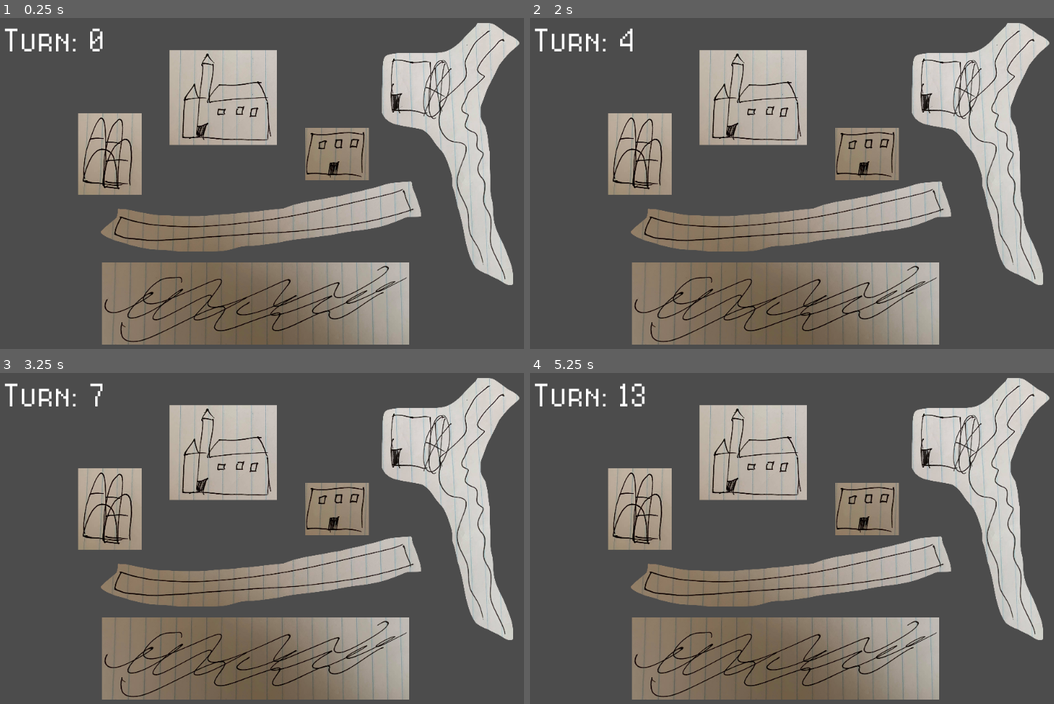
Above: before the commit, frames 1-4 (two rows, left to right).
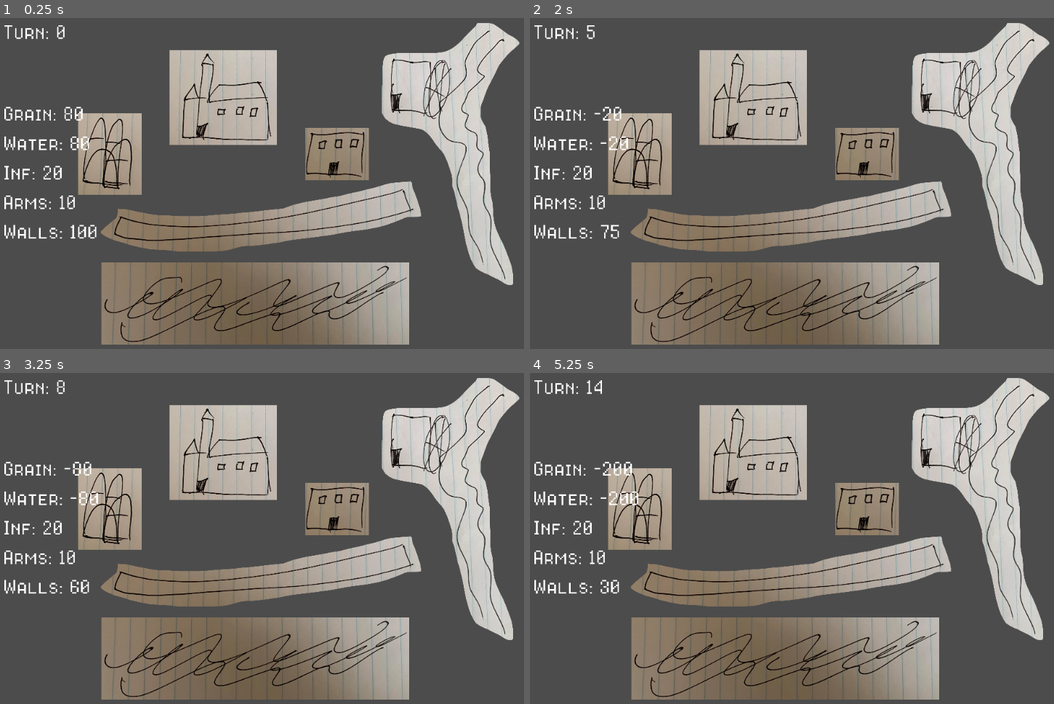
Above: after the commit, the same moments.

Repository: CapsCollective/rng-stronghold
Game: Godot game, scene res://scenes/main.tscn
Two runs of this game, one before a commit and one after it. Both use one fixed random seed, a clock stepped at 60 frames per second and the inputs below.
Inputs:
- Up to frame 1 (0.25 s): no input
- Up to frame 2 (2 s): tap Enter (ui_accept) at 0.5, 1.35, 1.52, 1.82 s; hold Enter (ui_accept) 0.53-1.28 s
- Up to frame 3 (3.25 s): hold Enter (ui_accept) 2.03-2.78 s; tap Enter (ui_accept) at 2.85, 3.02 s
- Up to frame 4 (5.25 s): tap Enter (ui_accept) at 3.32, 4.35, 4.52, 4.82 s; hold Enter (ui_accept) 3.53-4.28 s; hold Enter (ui_accept) from 5.03 s (still down)

The runs differ from the first frame. In frame 1, 1.7% of the frame differs, in the area x 0-98%, y 2-99%; in frame 2, 1.6%; in frame 3, 1.6%; in frame 4, 1.8%.

Commit message:
Added basic labels for resources

Diff:
--- a/scenes/main.tscn
+++ b/scenes/main.tscn
@@ -1,22 +1,75 @@
 [gd_scene load_steps=5 format=2]
 
 [ext_resource path="res://scripts/event_manager.gd" type="Script" id=1]
-[ext_resource path="res://res/8bitOperatorPlusSC-Regular.ttf" type="DynamicFontData" id=2]
-[ext_resource path="res://scenes/buildings.tscn" type="PackedScene" id=3]
+[ext_resource path="res://scenes/buildings.tscn" type="PackedScene" id=2]
+[ext_resource path="res://res/8bitOperatorPlusSC-Regular.ttf" type="DynamicFontData" id=3]
 
 [sub_resource type="DynamicFont" id=1]
 size = 50
-font_data = ExtResource( 2 )
+font_data = ExtResource( 3 )
 
 [node name="Node2D" type="Node2D"]
+position = Vector2( 0.709473, 0 )
 script = ExtResource( 1 )
+grain = 80
+water = 80
+arms = 10
+walls = 100
+influence = 20
+
+[node name="Buildings" parent="." instance=ExtResource( 2 )]
+position = Vector2( -0.781158, 0 )
 
 [node name="TurnLabel" type="Label" parent="."]
 margin_left = 11.4153
 margin_top = 12.453
 margin_right = 170.415
 margin_bottom = 96.453
+rect_scale = Vector2( 0.617864, 0.617864 )
 custom_fonts/font = SubResource( 1 )
 text = "Turn: "
 
-[node name="Buildings" parent="." instance=ExtResource( 3 )]
+[node name="GrainLabel" type="Label" parent="."]
+margin_left = 11.4153
+margin_top = 155.957
+margin_right = 216.415
+margin_bottom = 239.957
+rect_scale = Vector2( 0.617864, 0.617864 )
+custom_fonts/font = SubResource( 1 )
+text = "Grain :  "
+
+[node name="WaterLabel" type="Label" parent="."]
+margin_left = 11.4153
+margin_top = 207.786
+margin_right = 234.415
+margin_bottom = 291.786
+rect_scale = Vector2( 0.617864, 0.617864 )
+custom_fonts/font = SubResource( 1 )
+text = "Water :  "
+
+[node name="InfluenceLabel" type="Label" parent="."]
+margin_left = 11.4153
+margin_top = 259.917
+margin_right = 234.415
+margin_bottom = 343.917
+rect_scale = Vector2( 0.617864, 0.617864 )
+custom_fonts/font = SubResource( 1 )
+text = "Inf:  "
+
+[node name="WeaponsLabel" type="Label" parent="."]
+margin_left = 11.4153
+margin_top = 311.747
+margin_right = 234.415
+margin_bottom = 395.747
+rect_scale = Vector2( 0.617864, 0.617864 )
+custom_fonts/font = SubResource( 1 )
+text = "Arms:  "
+
+[node name="WallsLabel" type="Label" parent="."]
+margin_left = 11.4153
+margin_top = 363.561
+margin_right = 234.415
+margin_bottom = 447.561
+rect_scale = Vector2( 0.617864, 0.617864 )
+custom_fonts/font = SubResource( 1 )
+text = "Walls:  "
--- a/scripts/event_manager.gd
+++ b/scripts/event_manager.gd
@@ -30,11 +30,9 @@
 # Manpower
 onready var dice = 20
 
-#Labels
-onready var turn_label = $TurnLabel
-
 func _ready():
-	turn_label.text = "Turn: " + str(turn)
+	$TurnLabel.text = "Turn: " + str(turn)
+	display_resources()
 
 func process_turn():
 
@@ -56,15 +54,25 @@
 	pass
 
 func degrade_resources():
-	pass
+	grain -= dice
+	water -= dice
+	walls -= 5
+	display_resources()
 
 func generate_events():
 	pass
 
 func increment_turn():
 	turn += 1
-	turn_label.text = "Turn: " + str(turn)
+	$TurnLabel.text = "Turn: " + str(turn)
 
-func _process(delta):
-	if Input.is_action_just_pressed('ui_accept'):
+func display_resources():
+	$GrainLabel.text = "Grain: " + str(grain)
+	$WaterLabel.text = "Water: " + str(water)
+	$InfluenceLabel.text = "Inf: " + str(influence)
+	$WeaponsLabel.text = "Arms: " + str(arms)
+	$WallsLabel.text = "Walls: " + str(walls)
+
+func _input(event):
+	if event.is_action_pressed("ui_accept"):
 		process_turn()
